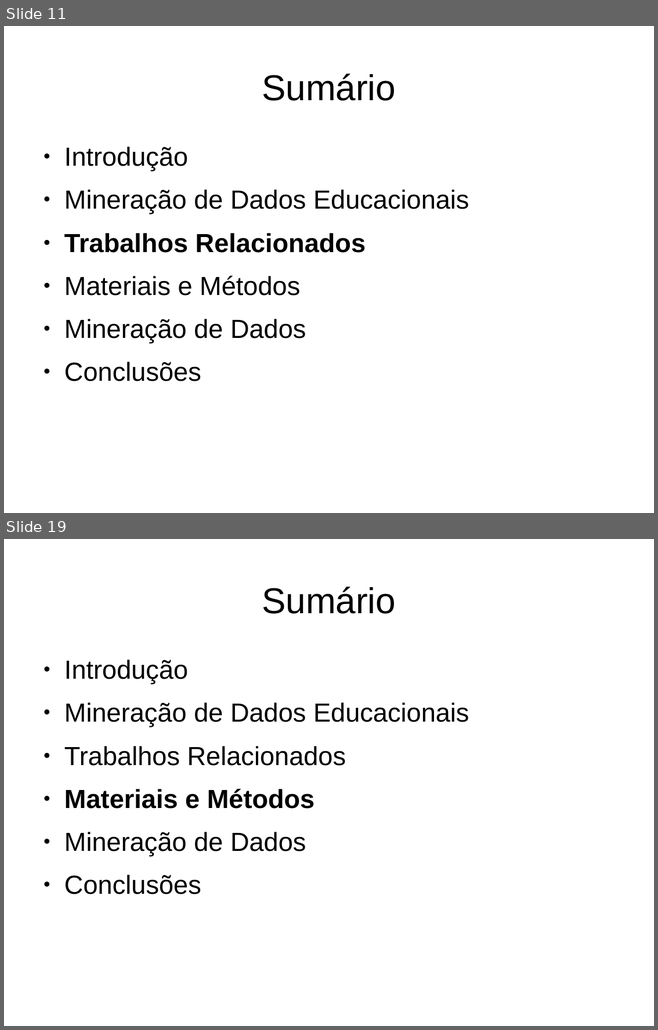
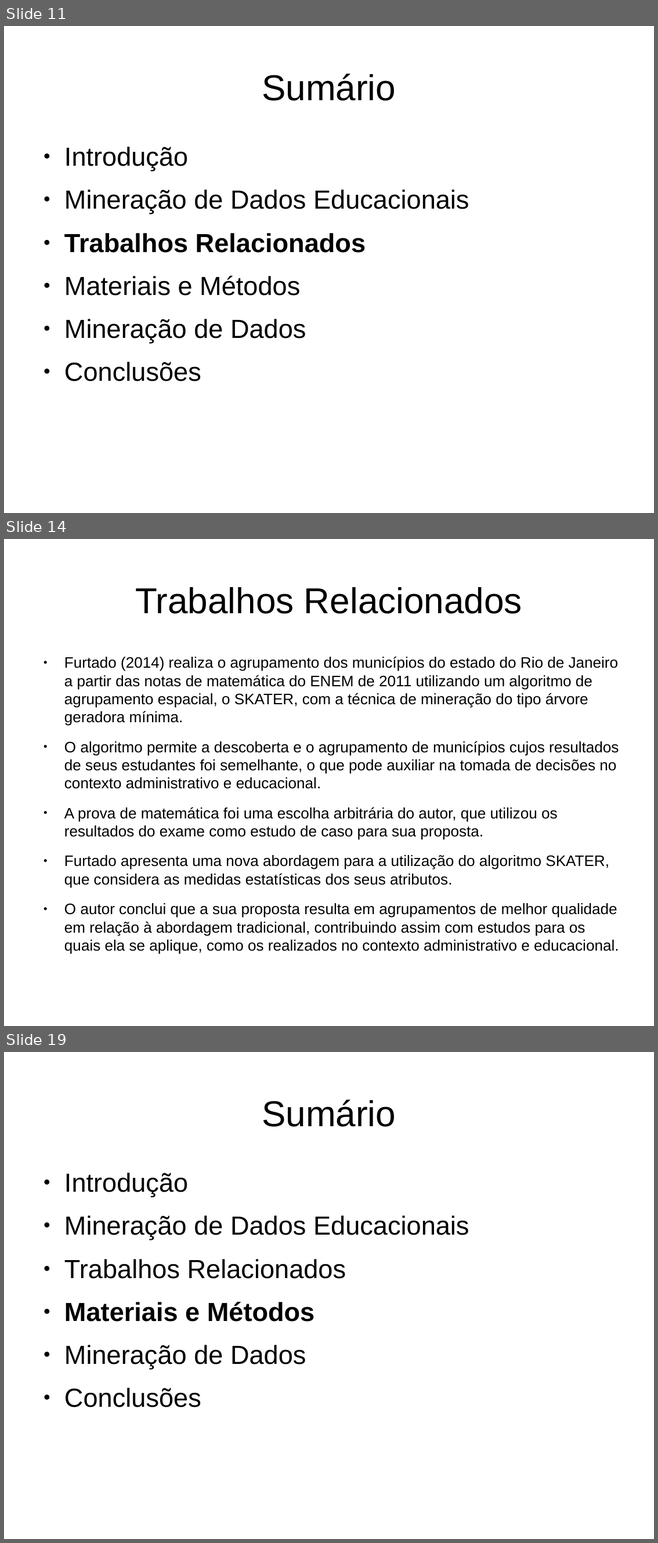
Before and after one commit to alexandre-costa-81/mpdc, a slide deck: mineracao-de-dados-educacionais-nos-resultados-do-enem-de-2015.odp. Shown one above the other, each under a label of ours: slides 11 and 19 before the commit, slides 11, 14 and 19 after it; the slides between them are not shown. The pictures are 658x1030 and 658x1543 pixels, drawn with LibreOffice and Linux fonts; fonts in the diff are those of the drawing. Boxes give left, top, right and bottom in pixels: in the first picture for what was removed or moved away, otherwise in the second. Text is boxed around its words. In the diff, an @@ line names an element or a change of style, - is before the commit and + after.

Commit message:
texto foi passodo totalmente para a apresentação. Todo: fazer as anoteções

```diff
--- a/mineracao-de-dados-educacionais-nos-resultados-do-enem-de-2015.odp
+++ b/mineracao-de-dados-educacionais-nos-resultados-do-enem-de-2015.odp
@@ slide 14 added at [4,539,654,1026], background #FFFFFF @@
@@ title added at [135,587,522,614], 44 pt, text #000000 @@
+Trabalhos Relacionados
@@ text added at [64,656,618,936], 18.5 pt, text #000000 @@
+● Furtado (2014) realiza o agrupamento dos municípios do estado do Rio de Janeiro a partir das notas de matemática do ENEM de 2011 utilizando um algoritmo de agrupamento espacial, o SKATER, com a técnica de mineração do tipo árvore geradora mínima.
+● O algoritmo permite a descoberta e o agrupamento de municípios cujos resultados de seus estudantes foi semelhante, o que pode auxiliar na tomada de decisões no contexto administrativo e educacional.
+● A prova de matemática foi uma escolha arbitrária do autor, que utilizou os resultados do exame como estudo de caso para sua proposta.
+● Furtado apresenta uma nova abordagem para a utilização do algoritmo SKATER, que considera as medidas estatísticas dos seus atributos.
+● O autor conclui que a sua proposta resulta em agrupamentos de melhor qualidade em relação à abordagem tradicional, contribuindo assim com estudos para os quais ela se aplique, como os realizados no contexto administrativo e educacional.
```
Also in this commit, not shown: 13 slides changed, 11 other slides added, 12 slides removed, 2 other files.
